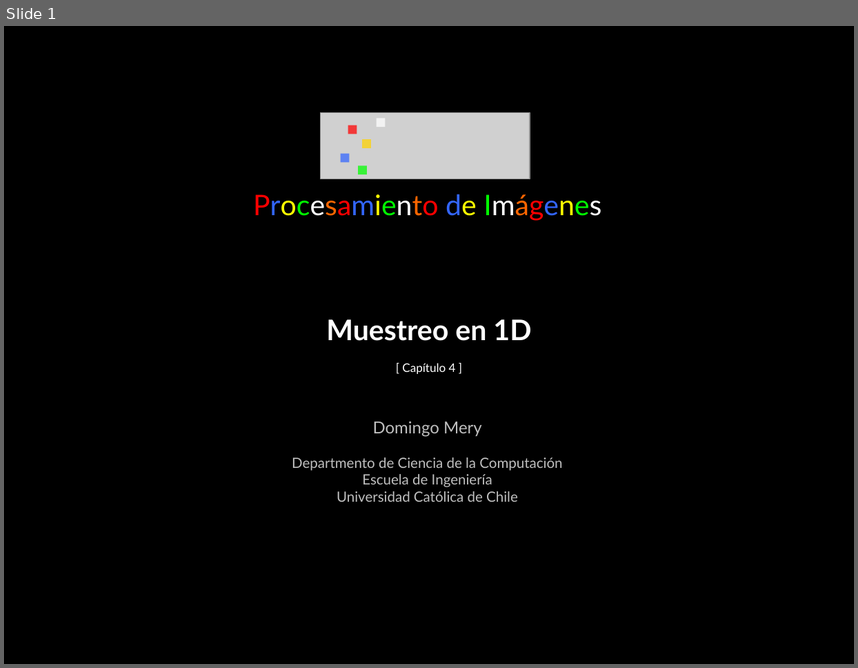
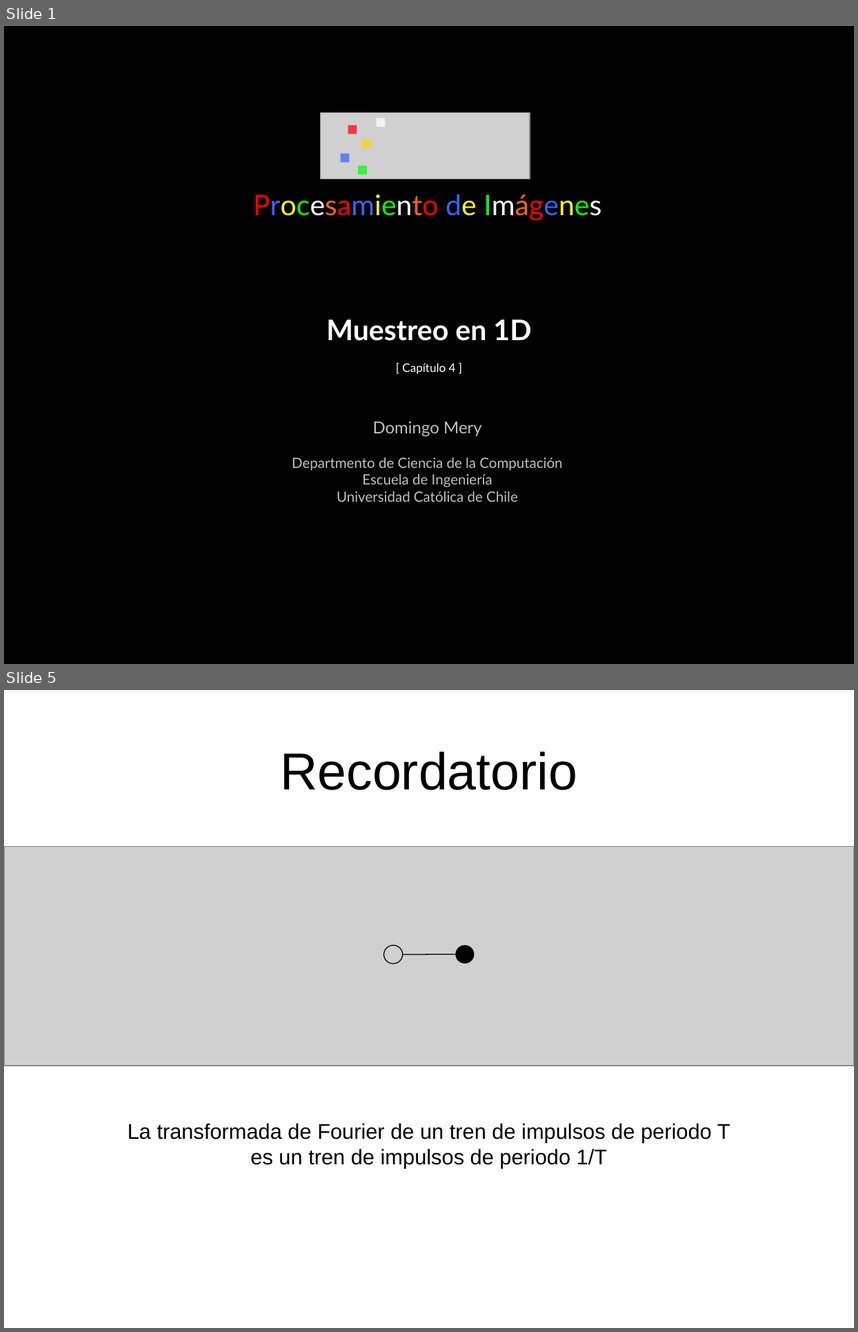
Before and after one commit to domingomery/imagenes, a slide deck: clases/Cap04_Sistemas_Lineales/presentations/IMG04_Muestreo1D_DFT.pptx. Shown one above the other, each under a label of ours: slide 1 before the commit, slides 1 and 5 after it; the slides between them are not shown. The pictures are 858x668 and 858x1332 pixels, drawn with LibreOffice and Linux fonts; fonts in the diff are those of the drawing; grey boxes stand for pictures. Boxes give left, top, right and bottom in pixels: in the first picture for what was removed or moved away, otherwise in the second. Text is boxed around its words. In the diff, an @@ line names an element or a change of style, - is before the commit and + after.

```diff
--- a/clases/Cap04_Sistemas_Lineales/presentations/IMG04_Muestreo1D_DFT.pptx
+++ b/clases/Cap04_Sistemas_Lineales/presentations/IMG04_Muestreo1D_DFT.pptx
@@ slide 5 added at [4, 690, 854, 1328], background #FFFFFF @@
@@ title added at [280, 751, 577, 790], 44 pt, text #000000 @@
+Recordatorio
@@ picture added at [4, 847, 854, 1066] @@
@@ ellipse added at [384, 945, 403, 964], outline #000000 0.75 pt @@
@@ line added from (403, 954) to (455, 954), #000000 0.75 pt @@
@@ ellipse added at [455, 945, 474, 964], fill #000000 @@
@@ text added at [128, 1123, 731, 1167], 18 pt, text #000000 @@
+La transformada de Fourier de un tren de impulsos de periodo T
+es un tren de impulsos de periodo 1/T
```
Also in this commit, not shown: 9 other slides added, 11 other files.
